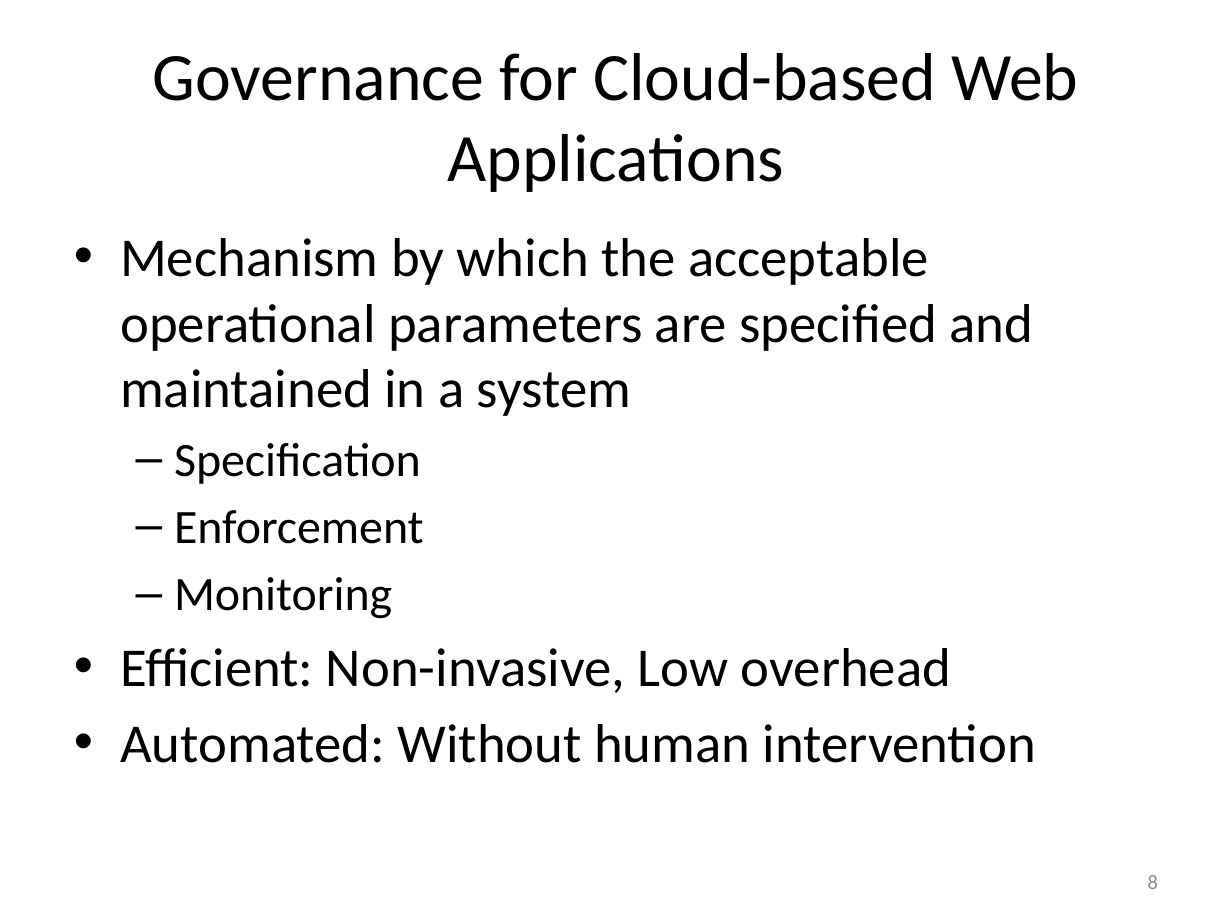
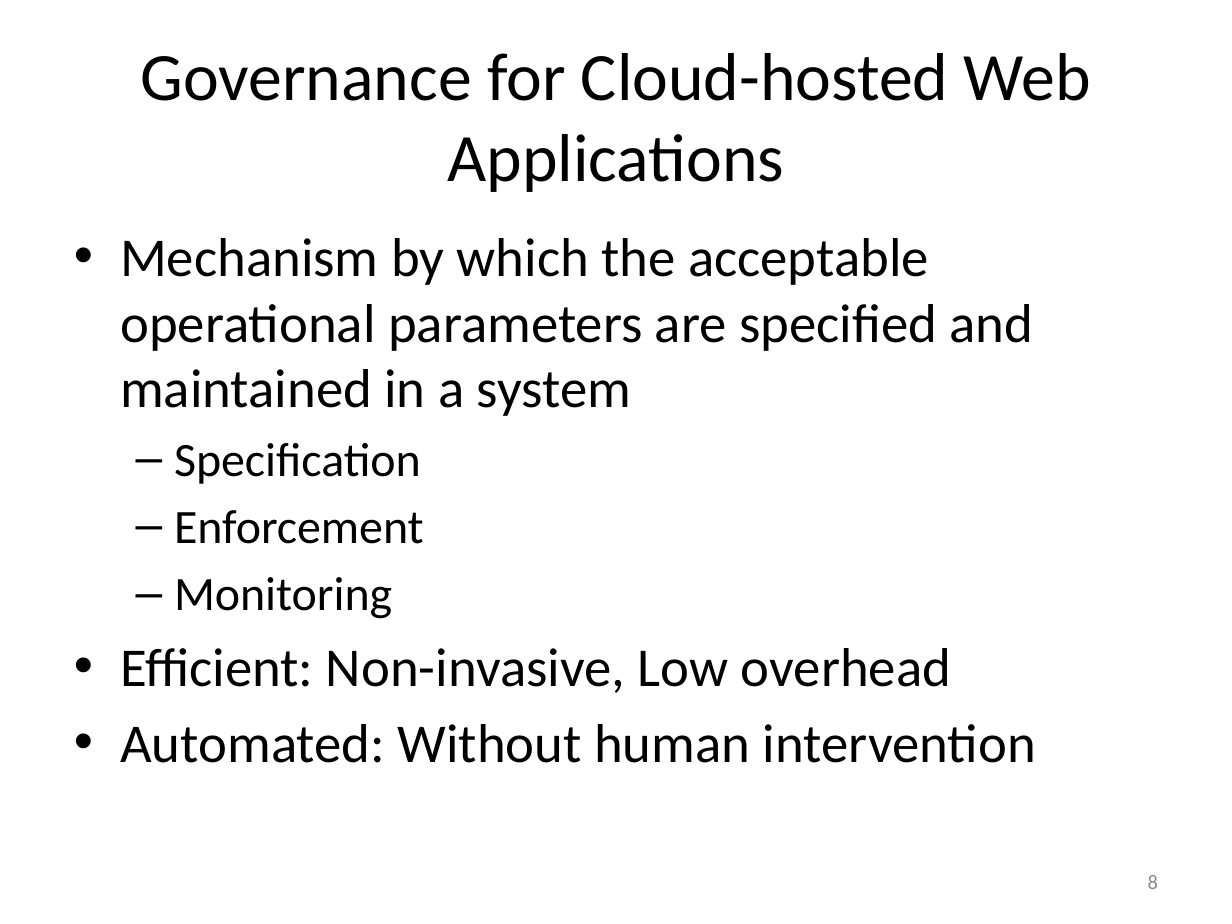
Before and after one commit to Dithn/eager-appscale, a slide deck: slide 8 of Eager/paper/dissertation/dissertation.pptx. Drawn at 1232x924 pixels with LibreOffice and Linux fonts; fonts in the diff are those of the drawing. Boxes give left, top, right and bottom in pixels: in the first picture for what was removed or moved away, otherwise in the second. Text is boxed around its words. In the diff, an @@ line names an element or a change of style, - is before the commit and + after.

```diff
--- a/Eager/paper/dissertation/dissertation.pptx
+++ b/Eager/paper/dissertation/dissertation.pptx
@@ title at <box>141,53,1091,192</box>: text changed @@
-Governance for Cloud-based Web Applications
+Governance for Cloud-hosted Web Applications
```
Also in this commit, not shown: 8 other slides changed, 1 slide added, 2 other files.
